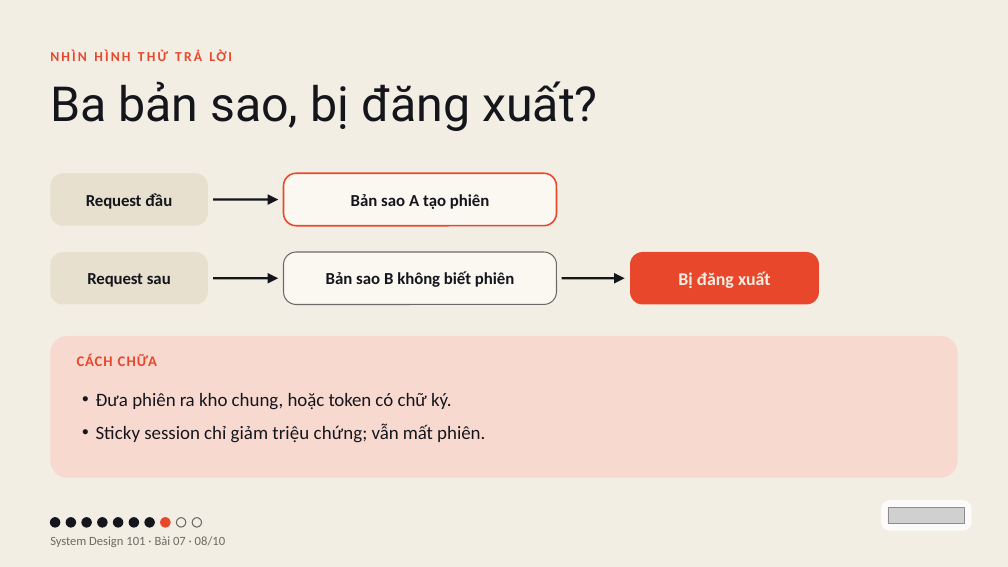
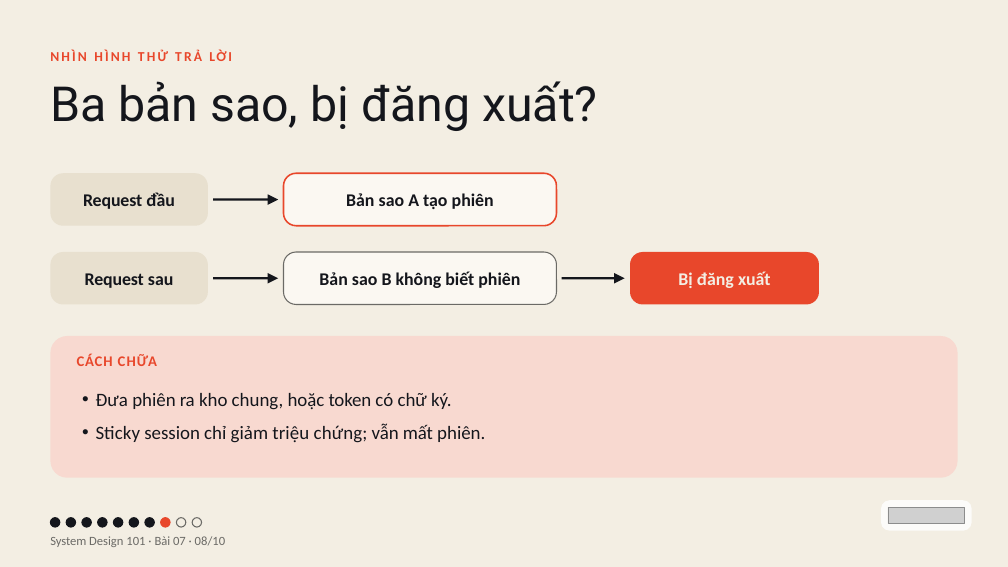
Before and after one commit to vohoailinh90/tool-marketing-studio, a slide deck: slide 8 of system-design-101/vi/lessons/sd-13-007/slides/sd-13-007.pptx. Drawn at 1008x567 pixels with LibreOffice and Linux fonts; fonts in the diff are those of the drawing; grey boxes stand for pictures. Boxes give left, top, right and bottom in pixels: in the first picture for what was removed or moved away, otherwise in the second. Text is boxed around its words. In the diff, an @@ line names an element or a change of style, - is before the commit and + after.

```diff
--- a/system-design-101/vi/lessons/sd-13-007/slides/sd-13-007.pptx
+++ b/system-design-101/vi/lessons/sd-13-007/slides/sd-13-007.pptx
@@ rounded rectangle "Request đầu" at (50,173,208,226): size 24 to 25.5 pt @@
@@ rounded rectangle "Bản sao A tạo phiên" at (283,173,556,226): size 24 to 25.5 pt; letter spacing -0.1 to 0 pt in "phiên" @@
@@ rounded rectangle "Request sau" at (50,252,208,304): size 24 to 25.5 pt @@
@@ rounded rectangle "Bản sao B không biết ..." at (283,252,556,304): size 24 to 25.5 pt; letter spacing -0.1 to 0 pt in "biết phiên" @@
```
Also in this commit, not shown: 2 other slides changed, 3 other files.
